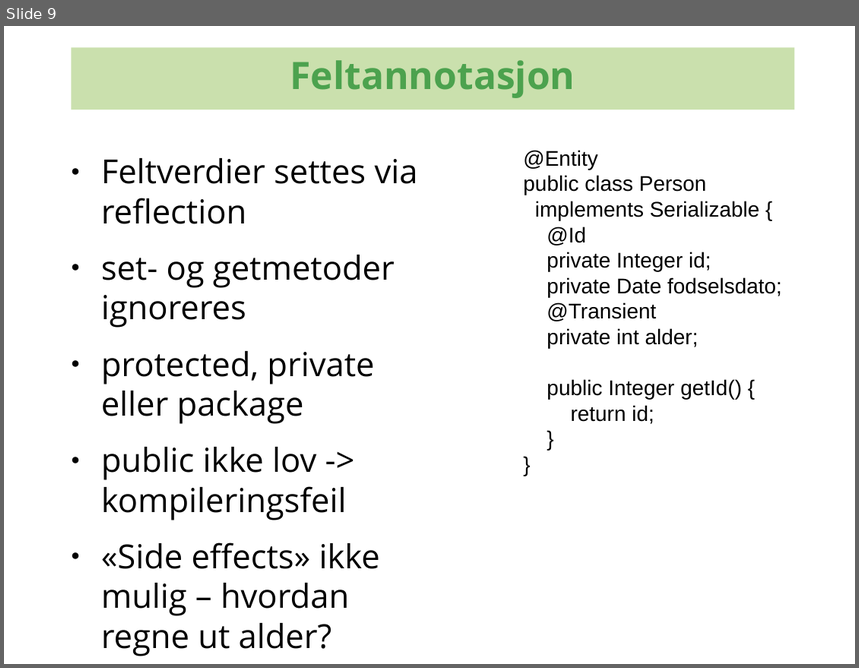
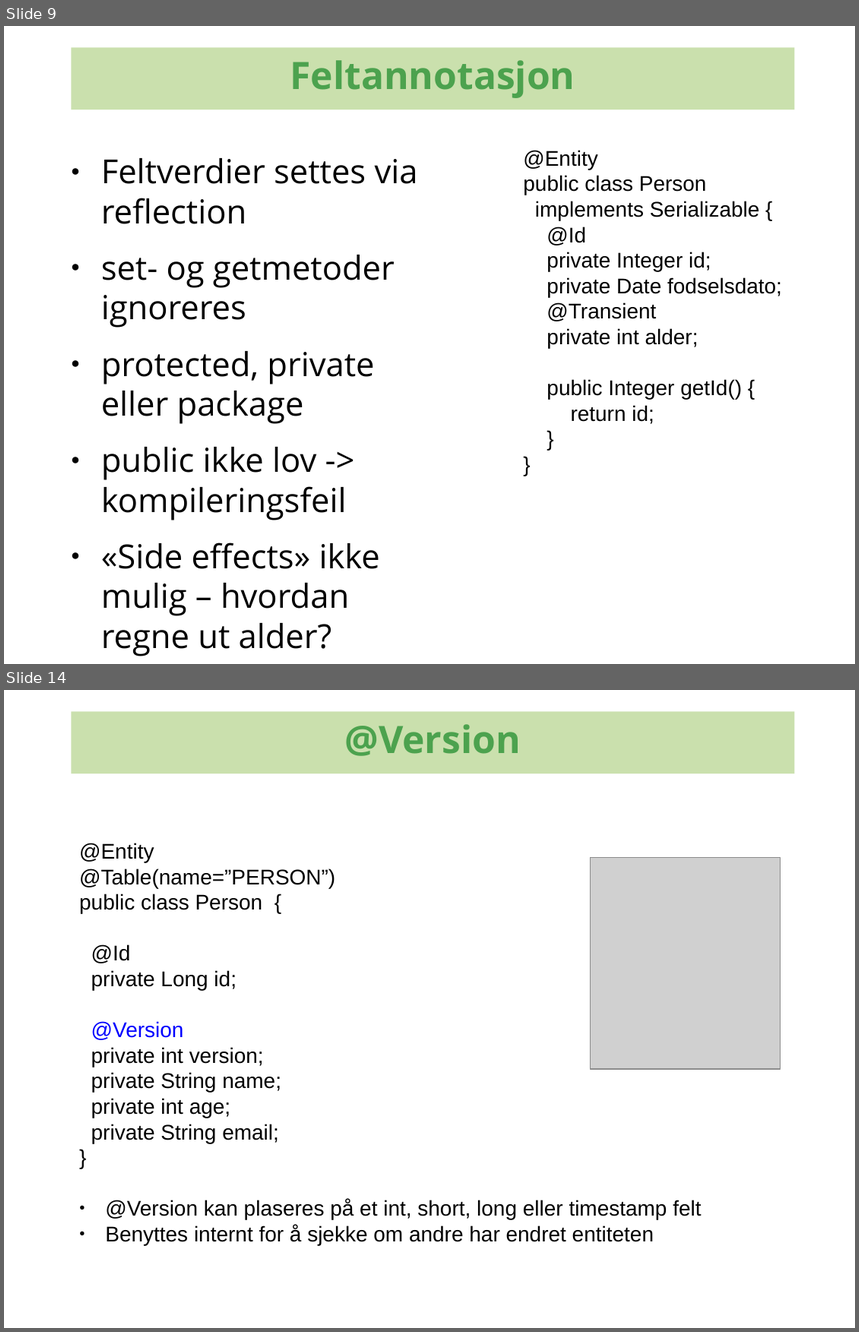
Before and after one commit to kenglxn/seam-maven-refimpl, a slide deck: sandbox/loo/jpa-continued/jpa-continued.odp. Shown one above the other, each under a label of ours: slide 9 before the commit, slides 9 and 14 after it; the slides between them are not shown. The pictures are 859x668 and 859x1332 pixels, drawn with LibreOffice and Linux fonts; fonts in the diff are those of the drawing; grey boxes stand for pictures; background and template pictures are left out. Boxes give left, top, right and bottom in pixels: in the first picture for what was removed or moved away, otherwise in the second. Text is boxed around its words. In the diff, an @@ line names an element or a change of style, - is before the commit and + after.

```diff
--- a/sandbox/loo/jpa-continued/jpa-continued.odp
+++ b/sandbox/loo/jpa-continued/jpa-continued.odp
@@ slide 14 added at box(4, 690, 855, 1328), background #FFFFFF @@
@@ rectangle added at box(71, 711, 794, 774), fill #CAE0AD, 32 pt, text #4CA24E, bold @@
+@Version
@@ text added at box(79, 843, 701, 1246), 18 pt, text #000000 @@
+@Entity
+@Table(name=”PERSON”)
+public class Person {
+@Id
+private Long id;
+@Version
+private int version;
+private String name;
+private int age;
+private String email;
+}
+● @Version kan plaseres på et int, short, long eller timestamp felt
+● Benyttes internt for å sjekke om andre har endret entiteten
@@ picture added at box(591, 858, 780, 1070) @@
```
Also in this commit, not shown: 4 slides changed, 14 other slides added.
